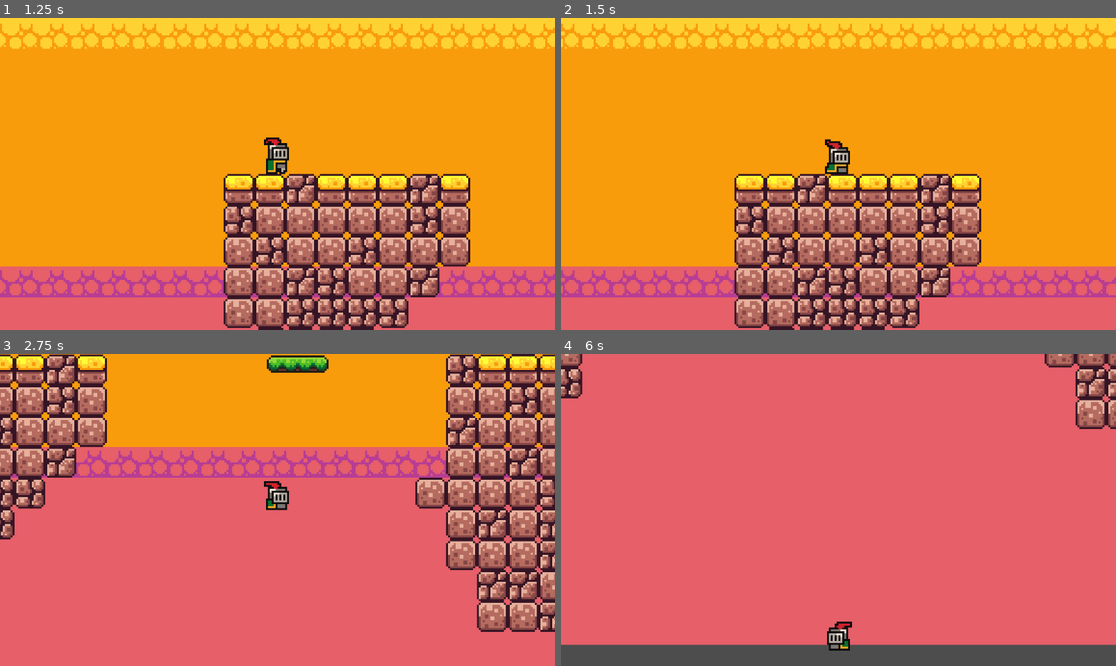
Above: before the commit, frames 1-4 (two rows, left to right).
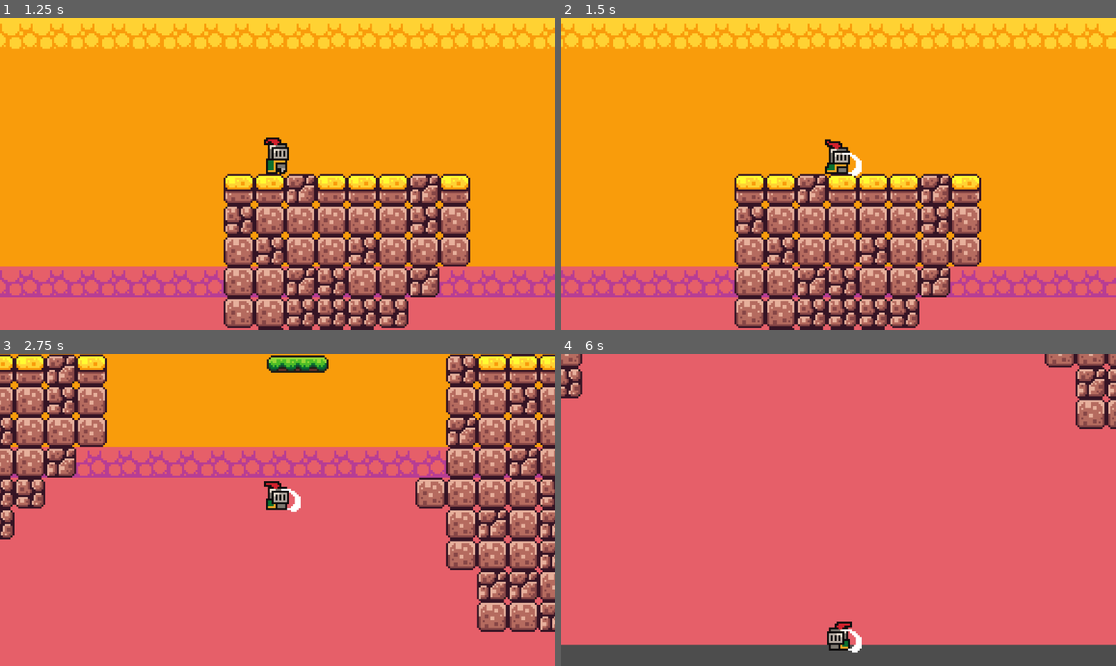
Above: after the commit, the same moments.

Repository: ImadSaddik/FirstGodotGame
Game: Godot game, scene res://scenes/start_screen_ui.tscn
Same seed, same stepped clock (60 frames per second), same inputs: the game is played once before the commit and once after it.
Inputs:
- Up to frame 1 (1.25 s): click "Start Game" at 0.5 s
- Up to frame 2 (1.5 s): hold Right (move_right) from 1.28 s (still down); tap E (hit, bound only after the commit) at 1.35 s
- Up to frame 3 (2.75 s): keep holding Right (move_right); tap Space (jump) at 1.52, 1.55, 1.82, 2.1, 2.27, 2.57 s; tap E (hit, bound only after the commit) at 2.3 s
- Up to frame 4 (6 s): release Right (move_right) at 2.78 s; hold Left (move_left) 2.78-3.5 s; tap E (hit, bound only after the commit) at 2.85, 4.35, 5.85 s; tap Space (jump) at 3.05, 4.52, 4.82, 5.1, 5.27, 5.57 s; click "Retry" at 3.5 s; hold Right (move_right) 4.28-5.78 s; hold Left (move_left) from 5.78 s (still down)

Frame 1 is identical in both runs. In frame 2, 0.1% of the frame differs, in the area x 50-55%, y 43-51%; in frame 3, 0.1%; in frame 4, 0.1%.

Commit message:
Added animation to the sword and attached it to the player

Diff:
--- a/project.godot
+++ b/project.godot
@@ -48,6 +48,11 @@
 "events": [Object(InputEventKey,"resource_local_to_scene":false,"resource_name":"","device":-1,"window_id":0,"alt_press …(195 unchanged characters)…
 ]
 }
+hit={
+"deadzone": 0.5,
+"events": [Object(InputEventKey,"resource_local_to_scene":false,"resource_name":"","device":-1,"window_id":0,"alt_pressed":false,"shift_pressed":false,"ctrl_pressed":false,"meta_pressed":false,"pressed":false,"keycode":0,"physical_keycode":69,"key_label":0,"unicode":101,"location":0,"echo":false,"script":null)
+]
+}
 
 [rendering]
 
--- a/scenes/player.tscn
+++ b/scenes/player.tscn
@@ -1,9 +1,10 @@
-[gd_scene load_steps=28 format=3 uid="uid://cs565u2u1h6la"]
+[gd_scene load_steps=29 format=3 uid="uid://cs565u2u1h6la"]
 
 [ext_resource type="Texture2D" uid="uid://bhumyp21hajes" path="res://assets/sprites/knight.png" id="1_eh0pk"]
 [ext_resource type="Script" path="res://scripts/player.gd" id="1_qgvji"]
 [ext_resource type="AudioStream" uid="uid://ikbk3yulxcvq" path="res://assets/sounds/jump.wav" id="3_rtyys"]
 [ext_resource type="AudioStream" uid="uid://8646qdn4cmpo" path="res://assets/sounds/game_over.mp3" id="4_qpni2"]
+[ext_resource type="PackedScene" uid="uid://d2phwtovjgf20" path="res://scenes/sword.tscn" id="5_vh458"]
 
 [sub_resource type="AtlasTexture" id="AtlasTexture_addvw"]
 atlas = ExtResource("1_eh0pk")
@@ -173,12 +174,14 @@
 [sub_resource type="CircleShape2D" id="CircleShape2D_sfjnd"]
 radius = 5.0
 
-[node name="Player" type="CharacterBody2D" node_paths=PackedStringArray("jumpSoundEffect", "deathSoundEffect", "timer")]
+[node name="Player" type="CharacterBody2D" node_paths=PackedStringArray("playerAnimatedSprite", "jumpSoundEffect", "deathSoundEffect", "sword", "timer")]
 z_index = 5
 collision_layer = 2
 script = ExtResource("1_qgvji")
+playerAnimatedSprite = NodePath("AnimatedSprite2D")
 jumpSoundEffect = NodePath("JumpSound")
 deathSoundEffect = NodePath("DeathSound")
+sword = NodePath("Sword")
 timer = NodePath("Timer")
 
 [node name="AnimatedSprite2D" type="AnimatedSprite2D" parent="."]
@@ -204,4 +207,7 @@
 wait_time = 0.2
 one_shot = true
 
+[node name="Sword" parent="." instance=ExtResource("5_vh458")]
+position = Vector2(5, -5)
+
 [connection signal="timeout" from="Timer" to="." method="_on_timer_timeout"]
--- a/scenes/sword.tscn
+++ b/scenes/sword.tscn
@@ -1,74 +1,80 @@
-[gd_scene load_steps=11 format=3 uid="uid://d2phwtovjgf20"]
+[gd_scene load_steps=6 format=3 uid="uid://d2phwtovjgf20"]
 
+[ext_resource type="Script" path="res://scripts/sword.gd" id="1_4d2fg"]
 [ext_resource type="Texture2D" uid="uid://b435ij81fe1kf" path="res://assets/sprites/sword_swing.png" id="1_hui56"]
 
-[sub_resource type="AtlasTexture" id="AtlasTexture_skecr"]
-atlas = ExtResource("1_hui56")
-region = Rect2(0, 0, 16, 14)
+[sub_resource type="Animation" id="Animation_857rj"]
+resource_name = "swing_sword"
+length = 0.5
+tracks/0/type = "value"
+tracks/0/imported = false
+tracks/0/enabled = true
+tracks/0/path = NodePath("AnimatedSprite2D:frame")
+tracks/0/interp = 1
+tracks/0/loop_wrap = true
+tracks/0/keys = {
+"times": PackedFloat32Array(0.0333333, 0.0877434, 0.142154, 0.198606, 0.254038, 0.310491, 0.366944, 0.424418),
+"transitions": PackedFloat32Array(1, 1, 1, 1, 1, 1, 1, 1),
+"update": 1,
+"values": [0, 1, 2, 3, 4, 5, 6, 7]
+}
+tracks/1/type = "value"
+tracks/1/imported = false
+tracks/1/enabled = true
+tracks/1/path = NodePath("AnimatedSprite2D:visible")
+tracks/1/interp = 1
+tracks/1/loop_wrap = true
+tracks/1/keys = {
+"times": PackedFloat32Array(0, 0.0333333, 0.5),
+"transitions": PackedFloat32Array(1, 1, 1),
+"update": 1,
+"values": [false, true, false]
+}
 
-[sub_resource type="AtlasTexture" id="AtlasTexture_oqf81"]
-atlas = ExtResource("1_hui56")
-region = Rect2(16, 0, 16, 14)
+[sub_resource type="Animation" id="Animation_p8sme"]
+length = 0.001
+tracks/0/type = "value"
+tracks/0/imported = false
+tracks/0/enabled = true
+tracks/0/path = NodePath("AnimatedSprite2D:frame")
+tracks/0/interp = 1
+tracks/0/loop_wrap = true
+tracks/0/keys = {
+"times": PackedFloat32Array(0),
+"transitions": PackedFloat32Array(1),
+"update": 1,
+"values": [0]
+}
+tracks/1/type = "value"
+tracks/1/imported = false
+tracks/1/enabled = true
+tracks/1/path = NodePath("AnimatedSprite2D:visible")
+tracks/1/interp = 1
+tracks/1/loop_wrap = true
+tracks/1/keys = {
+"times": PackedFloat32Array(0),
+"transitions": PackedFloat32Array(1),
+"update": 1,
+"values": [false]
+}
 
-[sub_resource type="AtlasTexture" id="AtlasTexture_gmn4l"]
-atlas = ExtResource("1_hui56")
-region = Rect2(32, 0, 16, 14)
+[sub_resource type="AnimationLibrary" id="AnimationLibrary_40ibo"]
+_data = {
+"RESET": SubResource("Animation_p8sme"),
+"swing_sword": SubResource("Animation_857rj")
+}
 
-[sub_resource type="AtlasTexture" id="AtlasTexture_2pqp5"]
-atlas = ExtResource("1_hui56")
-region = Rect2(48, 0, 16, 14)
+[node name="Sword" type="Node2D" node_paths=PackedStringArray("swordAnimationPlayer")]
+script = ExtResource("1_4d2fg")
+swordAnimationPlayer = NodePath("AnimatedSprite2D/AnimationPlayer")
 
-[sub_resource type="AtlasTexture" id="AtlasTexture_8gmcd"]
-atlas = ExtResource("1_hui56")
-region = Rect2(64, 0, 16, 14)
+[node name="AnimatedSprite2D" type="Sprite2D" parent="."]
+visible = false
+texture = ExtResource("1_hui56")
+hframes = 8
 
-[sub_resource type="AtlasTexture" id="AtlasTexture_bkhau"]
-atlas = ExtResource("1_hui56")
-region = Rect2(80, 0, 16, 14)
-
-[sub_resource type="AtlasTexture" id="AtlasTexture_h2p7h"]
-atlas = ExtResource("1_hui56")
-region = Rect2(96, 0, 16, 14)
-
-[sub_resource type="AtlasTexture" id="AtlasTexture_oo22i"]
-atlas = ExtResource("1_hui56")
-region = Rect2(112, 0, 16, 14)
-
-[sub_resource type="SpriteFrames" id="SpriteFrames_3g85o"]
-animations = [{
-"frames": [{
-"duration": 1.0,
-"texture": SubResource("AtlasTexture_skecr")
-}, {
-"duration": 1.0,
-"texture": SubResource("AtlasTexture_oqf81")
-}, {
-"duration": 1.0,
-"texture": SubResource("AtlasTexture_gmn4l")
-}, {
-"duration": 1.0,
-"texture": SubResource("AtlasTexture_2pqp5")
-}, {
-"duration": 1.0,
-"texture": SubResource("AtlasTexture_8gmcd")
-}, {
-"duration": 1.0,
-"texture": SubResource("AtlasTexture_bkhau")
-}, {
-"duration": 1.0,
-"texture": SubResource("AtlasTexture_h2p7h")
-}, {
-"duration": 1.0,
-"texture": SubResource("AtlasTexture_oo22i")
-}],
-"loop": false,
-"name": &"hit",
-"speed": 10.0
-}]
-
-[node name="Sword" type="Node2D"]
-
-[node name="AnimatedSprite2D" type="AnimatedSprite2D" parent="."]
-sprite_frames = SubResource("SpriteFrames_3g85o")
-animation = &"hit"
-frame_progress = 0.235625
+[node name="AnimationPlayer" type="AnimationPlayer" parent="AnimatedSprite2D"]
+root_node = NodePath("../..")
+libraries = {
+"": SubResource("AnimationLibrary_40ibo")
+}
--- a/scripts/player.gd
+++ b/scripts/player.gd
@@ -1,8 +1,9 @@
 extends CharacterBody2D
 
-@onready var animatedSprite: AnimatedSprite2D = $AnimatedSprite2D
+@export var playerAnimatedSprite: AnimatedSprite2D
 @export var jumpSoundEffect: AudioStreamPlayer2D
 @export var deathSoundEffect: AudioStreamPlayer2D
+@export var sword: Node2D
 @export var timer: Timer
 
 const SPEED = 130.0
@@ -31,7 +32,7 @@
 		var vertical_direction = Input.get_axis("move_up", "move_down")
 		(vertical_direction)
 		velocity.y = vertical_direction * CLIMB_SPEED
-		animatedSprite.play("climb")
+		playerAnimatedSprite.play("climb")
 
 	# Handle jump
 	if Input.is_action_just_pressed("jump") and is_on_floor():
@@ -39,23 +40,27 @@
 		velocity.y = JUMP_VELOCITY
 		jumpSoundEffect.play()
 
+	# Hundle hit action
+	if Input.is_action_just_pressed("hit"):
+		sword.swing_sword()
+
 	# Get the input direction, it can be either -1, 0, 1.
 	var direction := Input.get_axis("move_left", "move_right")
 
 	# Flip the sprite
 	if direction < 0:
-		animatedSprite.flip_h = true
+		playerAnimatedSprite.flip_h = true
 	elif direction > 0:
-		animatedSprite.flip_h = false
+		playerAnimatedSprite.flip_h = false
 
 	# Play animations
 	if is_on_floor():
 		if direction == 0:
-			animatedSprite.play("idle")
+			playerAnimatedSprite.play("idle")
 		else:
-			animatedSprite.play("run")
+			playerAnimatedSprite.play("run")
 	else:
-		animatedSprite.play("jump")
+		playerAnimatedSprite.play("jump")
 
 	# Move the player
 	if direction:
--- /dev/null
+++ b/scripts/sword.gd
@@ -0,0 +1,7 @@
+extends Node2D
+
+@export var swordAnimationPlayer: AnimationPlayer
+
+
+func swing_sword() -> void:
+	swordAnimationPlayer.play("swing_sword")
